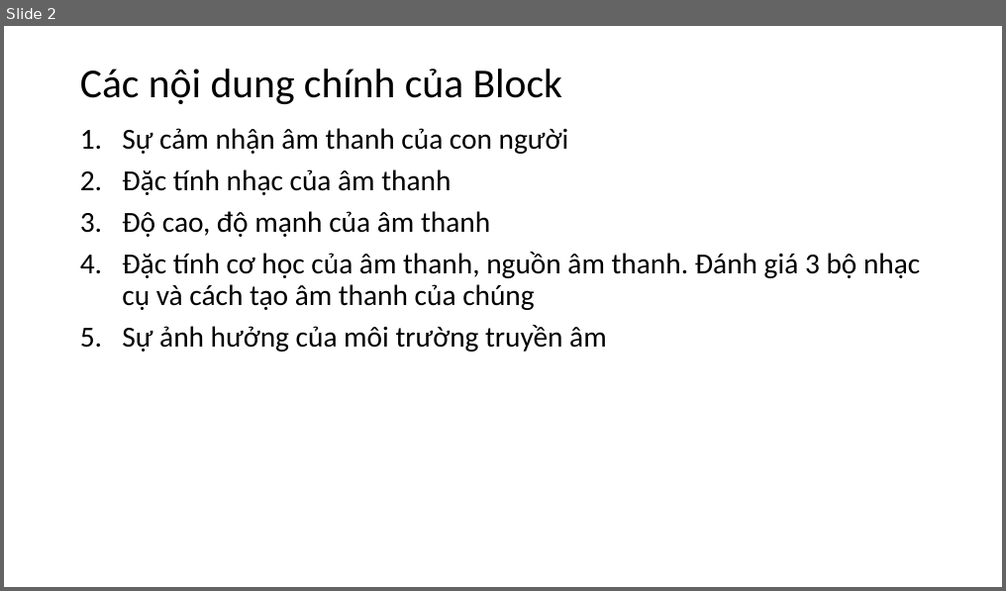
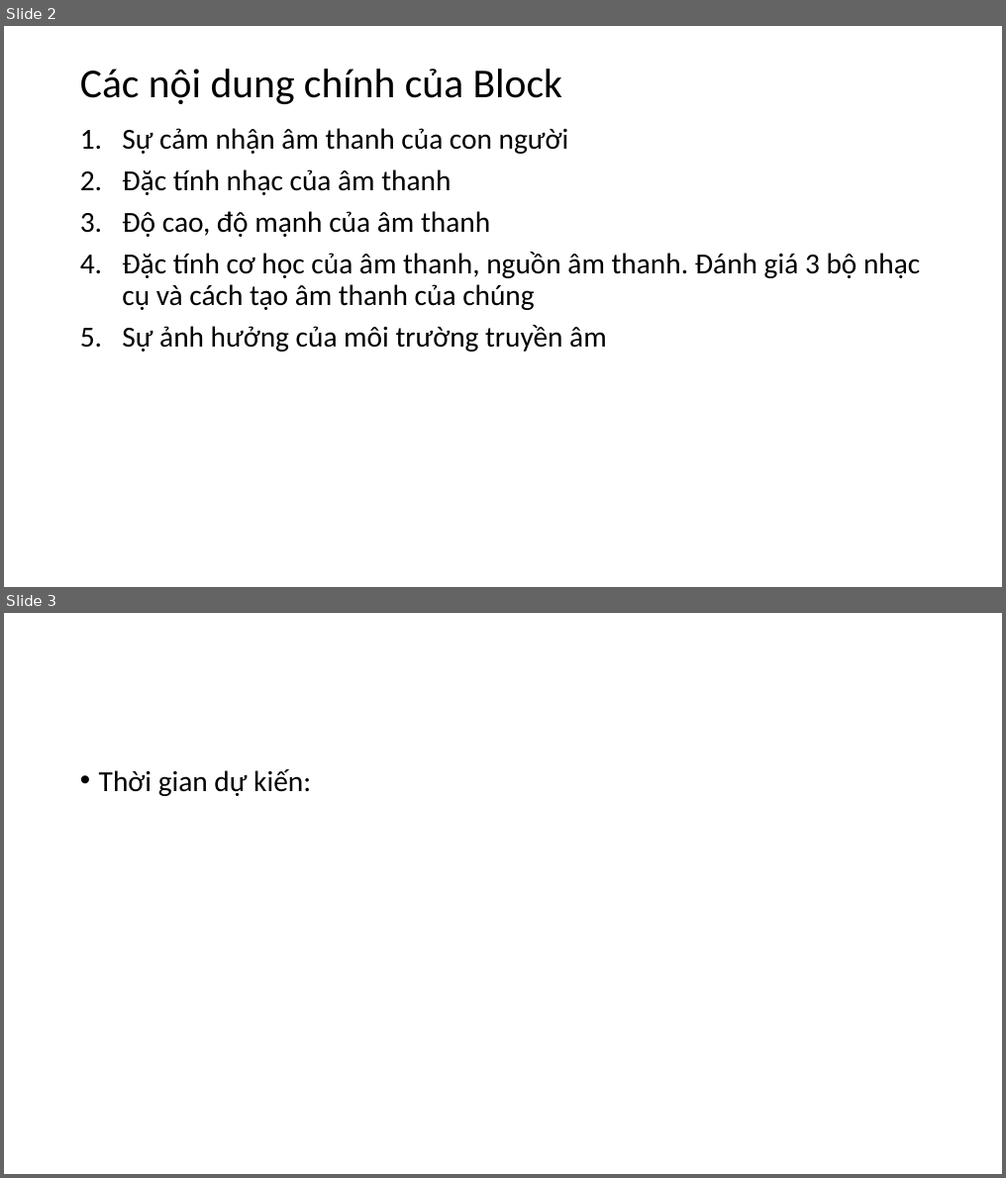
Before and after one commit to LeThoEdu/Nila_Class7, a slide deck: Block_VatLy_6_AmThanh.pptx. Shown one above the other, each under a label of ours: slide 2 before the commit, slides 2 and 3 after it. The pictures are 1006x591 and 1006x1178 pixels, drawn with LibreOffice and Linux fonts; fonts in the diff are those of the drawing. Boxes give left, top, right and bottom in pixels: in the first picture for what was removed or moved away, otherwise in the second. Text is boxed around its words. In the diff, an @@ line names an element or a change of style, - is before the commit and + after.

Commit message:
Cô HA viết thêm Lession

```diff
--- a/Block_VatLy_6_AmThanh.pptx
+++ b/Block_VatLy_6_AmThanh.pptx
@@ slide 3 added at (4, 613, 1002, 1174), background #FFFFFF @@
@@ text added at (99, 769, 311, 796), 28 pt, text #000000 @@
+• Thời gian dự kiến:
```
